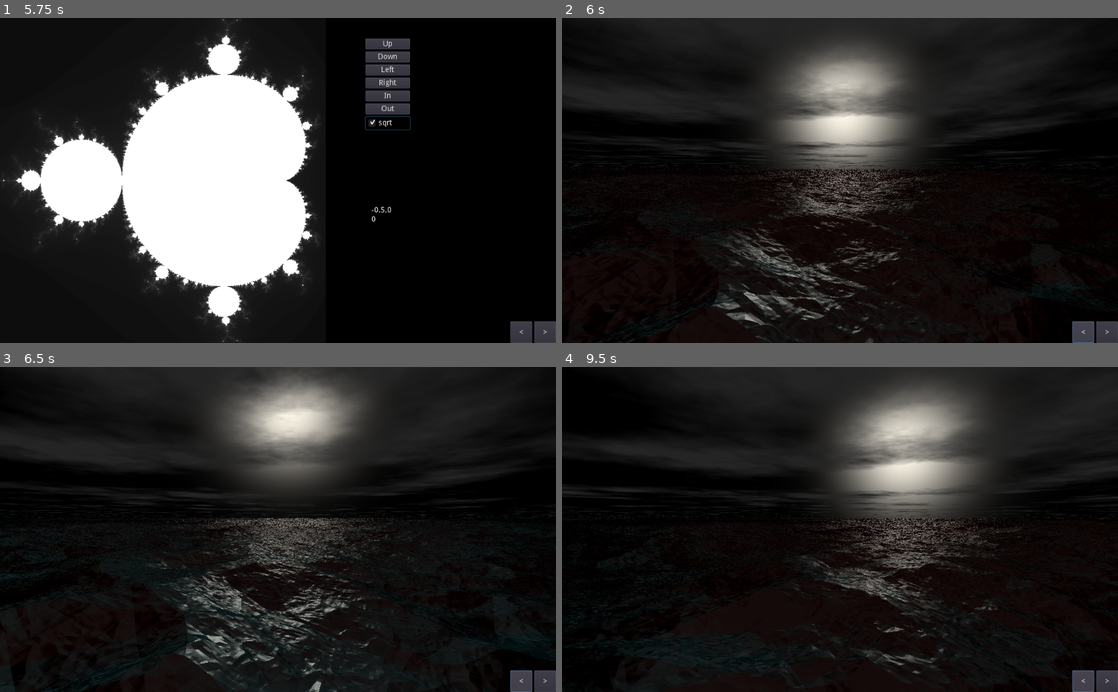
Above: before the commit, frames 1-4 (two rows, left to right).
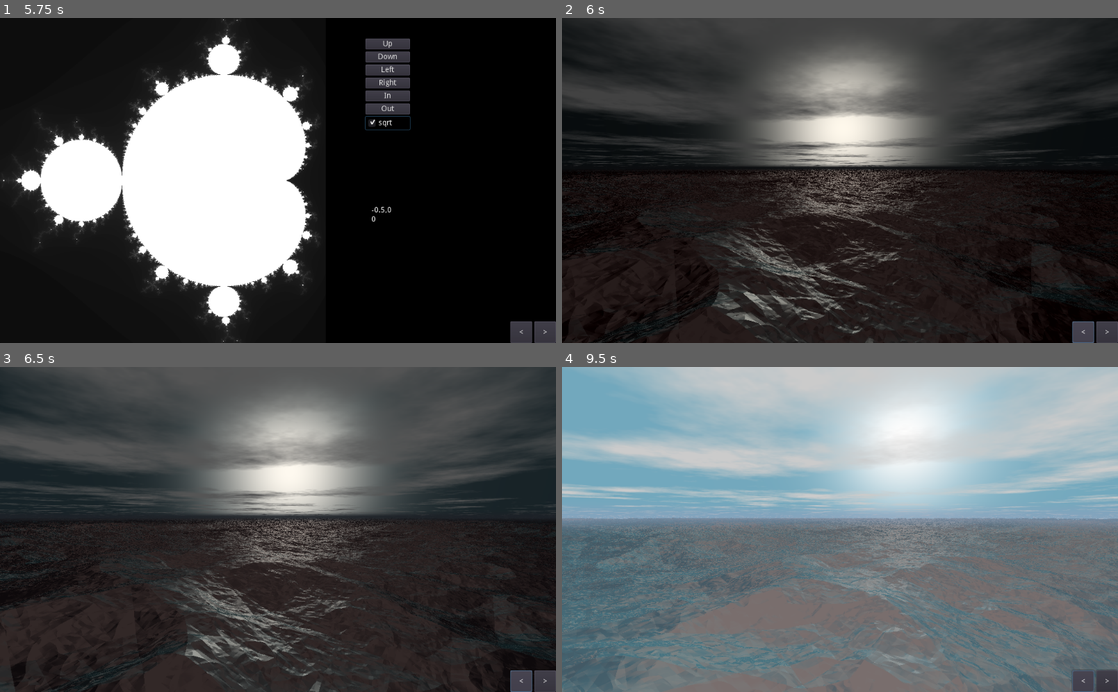
Above: after the commit, the same moments.

Repository: Castux/code-club
Game: Godot game, scene res://Root.tscn
Two runs of this game, one before a commit and one after it. Both use one fixed random seed, a clock stepped at 60 frames per second and the inputs below.
Inputs:
- Up to frame 1 (5.75 s): click "Up" at 0.5 s; click "Down" at 1.25 s; click "Left" at 2 s; click "Right" at 2.75 s; click "In" at 3.5 s; click "Out" at 4.25 s; click "sqrt" at 5 s
- Up to frame 2 (6 s): click "<" at 5.75 s
- Up to frame 3 (6.5 s): no input
- Up to frame 4 (9.5 s): hold D 6.53-7.28 s; hold S 7.28-8.03 s; hold D 8.03-8.78 s; hold W from 8.78 s (still down)

Frame 1 is identical in both runs. In frame 2, 30% of the frame differs, in the area x 0-100%, y 0-100%; in frame 3, 70%; in frame 4, 99%.

Commit message:
First bit of day-night

Diff:
--- a/shadertoys/Waves/Waves.gd
+++ b/shadertoys/Waves/Waves.gd
@@ -1,3 +1,4 @@
+tool
 extends Control
 
 var time = 0.0
@@ -10,7 +11,7 @@
 export(Color) var fogColor;
 
 export(Color) var skyColor;
-
+export(Color) var cloudColor;
 
 func _ready():
 	updateRatio()
@@ -21,7 +22,9 @@
 	material.set_shader_param("ratio", ratio)
 
 func _process(delta):
-	time += delta
+
+	if not Engine.editor_hint:
+		time += delta
 
 	material.set_shader_param("sunWidth", sunWidth)
 	material.set_shader_param("sunColor", sunColor)
@@ -30,5 +33,6 @@
 	material.set_shader_param("fogColor", fogColor)
 	material.set_shader_param("sunWidth", sunWidth)
 	material.set_shader_param("skyColor", skyColor)
+	material.set_shader_param("cloudColor", cloudColor)
 
 	material.set_shader_param("time", time)
--- a/shadertoys/Waves/Waves.shader
+++ b/shadertoys/Waves/Waves.shader
@@ -174,8 +174,8 @@
 
 	vec3 one = vec3(1);
 
-   // return one - (one - skyColor.xyz) * (one - suncol);
-	return suncol.xyz * suncol.a + skyColor.xyz * (1.0 - suncol.a);
+    return one - (one - skyColor.xyz) * (one - suncol.xyz);
+	//return suncol.xyz * suncol.a + skyColor.xyz * (1.0 - suncol.a);
 }
 
 vec3 skyAndClouds(vec3 eye, vec3 ray)
--- a/shadertoys/Waves/Waves.tscn
+++ b/shadertoys/Waves/Waves.tscn
@@ -11,30 +11,31 @@
 shader_param/clip = 5000.0
 shader_param/fov = 1.3
 shader_param/time = 0.0
-shader_param/sunDir = Vector3( 0, 0.15, 1 )
+shader_param/sunDir = Vector3( 0, 0.565523, 1 )
 shader_param/sunWidth = 30.0
 shader_param/fogWidth = 0.04
-shader_param/fogColor = Color( 0.266667, 0.192157, 0.192157, 0.690196 )
-shader_param/sunColor = Color( 1, 0.972549, 0.917647, 1 )
-shader_param/skyColor = Color( 0.0352941, 0.0352941, 0.0352941, 1 )
+shader_param/fogColor = Color( 0.74902, 0.854902, 1, 0.478431 )
+shader_param/sunColor = Color( 1, 1, 1, 1 )
+shader_param/skyColor = Color( 0.607843, 0.890196, 1, 1 )
 shader_param/waterColor = Color( 0.0186157, 0.220939, 0.238281, 1 )
-shader_param/cloudColor = Color( 0.145098, 0.145098, 0.145098, 1 )
+shader_param/cloudColor = Color( 1, 1, 1, 1 )
 
 [sub_resource type="Animation" id=2]
 resource_name = "DayNight"
-length = 2.0
+length = 60.0
 loop = true
+step = 0.5
 tracks/0/type = "value"
 tracks/0/path = NodePath(".:sunColor")
-tracks/0/interp = 1
+tracks/0/interp = 2
 tracks/0/loop_wrap = true
 tracks/0/imported = false
 tracks/0/enabled = true
 tracks/0/keys = {
-"times": PoolRealArray( -0.1 ),
-"transitions": PoolRealArray( 1 ),
+"times": PoolRealArray( -0.1, 5, 15, 20, 25, 35 ),
+"transitions": PoolRealArray( 1, 1, 1, 1, 1, 1 ),
 "update": 0,
-"values": [ Color( 1, 0.972549, 0.917647, 1 ) ]
+"values": [ Color( 1, 0.972549, 0.917647, 1 ), Color( 1, 1, 1, 1 ), Color( 1, 1, 1, 1 ), Color( 1, 0.666667, 0, 1 ), Color( 1, 0.972549, 0.917647, 1 ), Color( 1, 0.972549, 0.917647, 1 ) ]
 }
 tracks/1/type = "value"
 tracks/1/path = NodePath(".:sunDir")
@@ -43,10 +44,10 @@
 tracks/1/imported = false
 tracks/1/enabled = true
 tracks/1/keys = {
-"times": PoolRealArray( 0, 1, 1.9 ),
-"transitions": PoolRealArray( 1, 1, 1 ),
+"times": PoolRealArray( 0, 5, 10, 15, 20, 25, 30, 35, 40, 45, 50, 55 ),
+"transitions": PoolRealArray( 1, 1, 1, 1, 1, 1, 1, 1, 1, 1, 1, 1 ),
 "update": 0,
-"values": [ Vector3( 0, 0.15, 1 ), Vector3( 0, 0.55, 1 ), Vector3( 0, 0.15, 1 ) ]
+"values": [ Vector3( 0, 0.15, 1 ), Vector3( 0, 0.35, 1 ), Vector3( 0, 0.66, 1 ), Vector3( 0, 0.35, 1 ), Vector3( 0, 0.15, 1 ), Vector3( 0, 0, 1 ), Vector3( 0, -0.15, 1 ), Vector3( 0, -0.35, 1 ), Vector3( 0, -0.66, 1 ), Vector3( 0, -0.35, 1 ), Vector3( 0, -0.15, 1 ), Vector3( 0, 0, 1 ) ]
 }
 tracks/2/type = "value"
 tracks/2/path = NodePath(".:sunWidth")
@@ -55,10 +56,10 @@
 tracks/2/imported = false
 tracks/2/enabled = true
 tracks/2/keys = {
-"times": PoolRealArray( 0 ),
-"transitions": PoolRealArray( 1 ),
+"times": PoolRealArray( 0, 5, 15, 20, 25, 35 ),
+"transitions": PoolRealArray( 1, 1, 1, 1, 1, 1 ),
 "update": 0,
-"values": [ 20.0 ]
+"values": [ 20.0, 30.0, 30.0, 5.0, 50.0, 20.0 ]
 }
 tracks/3/type = "value"
 tracks/3/path = NodePath(".:fogWidth")
@@ -67,10 +68,10 @@
 tracks/3/imported = false
 tracks/3/enabled = true
 tracks/3/keys = {
-"times": PoolRealArray( 0 ),
-"transitions": PoolRealArray( 1 ),
+"times": PoolRealArray( 0, 5, 15, 20, 25, 35 ),
+"transitions": PoolRealArray( 1, 1, 1, 1, 1, 1 ),
 "update": 0,
-"values": [ 0.0 ]
+"values": [ 0.008, 0.04, 0.04, 0.064, 0.008, 0.008 ]
 }
 tracks/4/type = "value"
 tracks/4/path = NodePath(".:fogColor")
@@ -79,10 +80,10 @@
 tracks/4/imported = false
 tracks/4/enabled = true
 tracks/4/keys = {
-"times": PoolRealArray( -0.1 ),
-"transitions": PoolRealArray( 1 ),
+"times": PoolRealArray( -0.1, 5, 15, 20, 25, 35 ),
+"transitions": PoolRealArray( 1, 1, 1, 1, 1, 1 ),
 "update": 0,
-"values": [ Color( 0, 0, 0, 1 ) ]
+"values": [ Color( 0, 0, 0, 1 ), Color( 0.74902, 0.854902, 1, 0.478431 ), Color( 0.74902, 0.854902, 1, 0.478431 ), Color( 0.333333, 0.266667, 0.156863, 0.654902 ), Color( 0, 0, 0, 1 ), Color( 0, 0, 0, 1 ) ]
 }
 tracks/5/type = "value"
 tracks/5/path = NodePath(".:skyColor")
@@ -91,10 +92,22 @@
 tracks/5/imported = false
 tracks/5/enabled = true
 tracks/5/keys = {
-"times": PoolRealArray( -0.1 ),
-"transitions": PoolRealArray( 1 ),
+"times": PoolRealArray( -0.1, 5, 15, 20, 25, 35 ),
+"transitions": PoolRealArray( 1, 1, 1, 1, 1, 1 ),
 "update": 0,
-"values": [ Color( 0, 0, 0, 1 ) ]
+"values": [ Color( 0, 0, 0, 1 ), Color( 0.607843, 0.890196, 1, 1 ), Color( 0.607843, 0.890196, 1, 1 ), Color( 0.827451, 0.0901961, 0.0901961, 1 ), Color( 0, 0, 0, 1 ), Color( 0, 0, 0, 1 ) ]
+}
+tracks/6/type = "value"
+tracks/6/path = NodePath(".:cloudColor")
+tracks/6/interp = 1
+tracks/6/loop_wrap = true
+tracks/6/imported = false
+tracks/6/enabled = true
+tracks/6/keys = {
+"times": PoolRealArray( 0, 5, 15, 20, 25, 35 ),
+"transitions": PoolRealArray( 1, 1, 1, 1, 1, 1 ),
+"update": 0,
+"values": [ Color( 0.231373, 0.231373, 0.231373, 1 ), Color( 1, 1, 1, 1 ), Color( 1, 1, 1, 1 ), Color( 0.537255, 0.270588, 0.0313726, 1 ), Color( 0.231373, 0.231373, 0.231373, 1 ), Color( 0.231373, 0.231373, 0.231373, 1 ) ]
 }
 
 [node name="Canvas" type="ColorRect"]
@@ -105,6 +118,13 @@
 __meta__ = {
 "_edit_lock_": true
 }
+sunWidth = 30.0
+sunColor = Color( 1, 1, 1, 1 )
+sunDir = Vector3( 0, 0.565523, 1 )
+fogWidth = 0.04
+fogColor = Color( 0.74902, 0.854902, 1, 0.478431 )
+skyColor = Color( 0.607843, 0.890196, 1, 1 )
+cloudColor = Color( 1, 1, 1, 1 )
 
 [node name="AnimationPlayer" type="AnimationPlayer" parent="."]
 anims/DayNight = SubResource( 2 )
